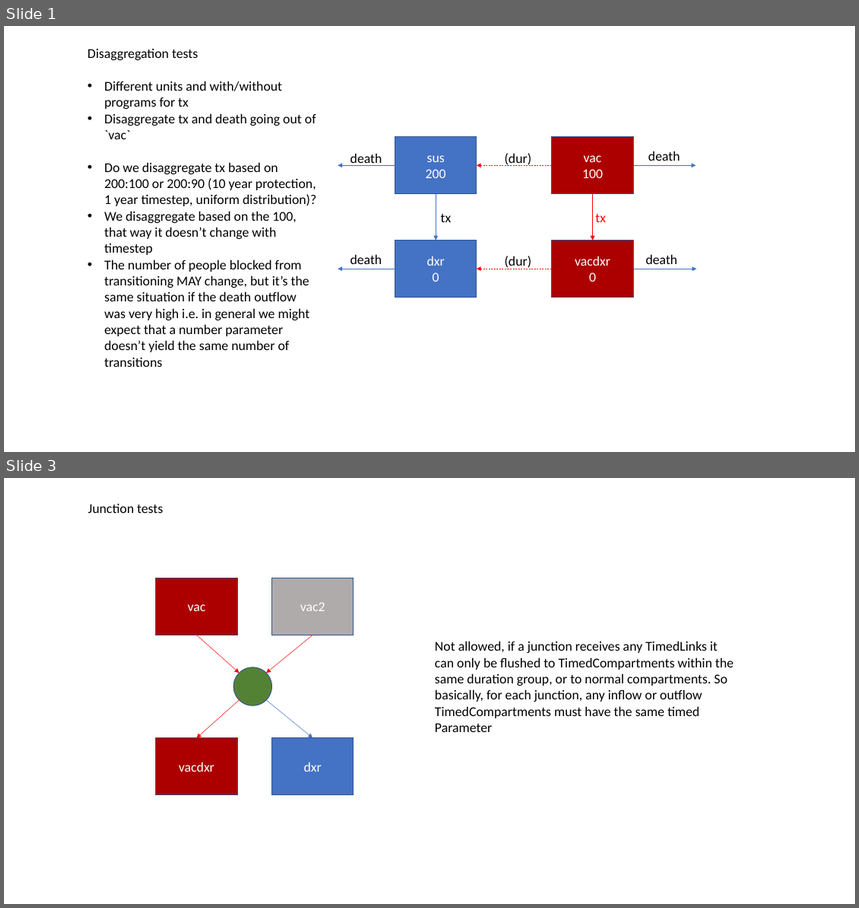
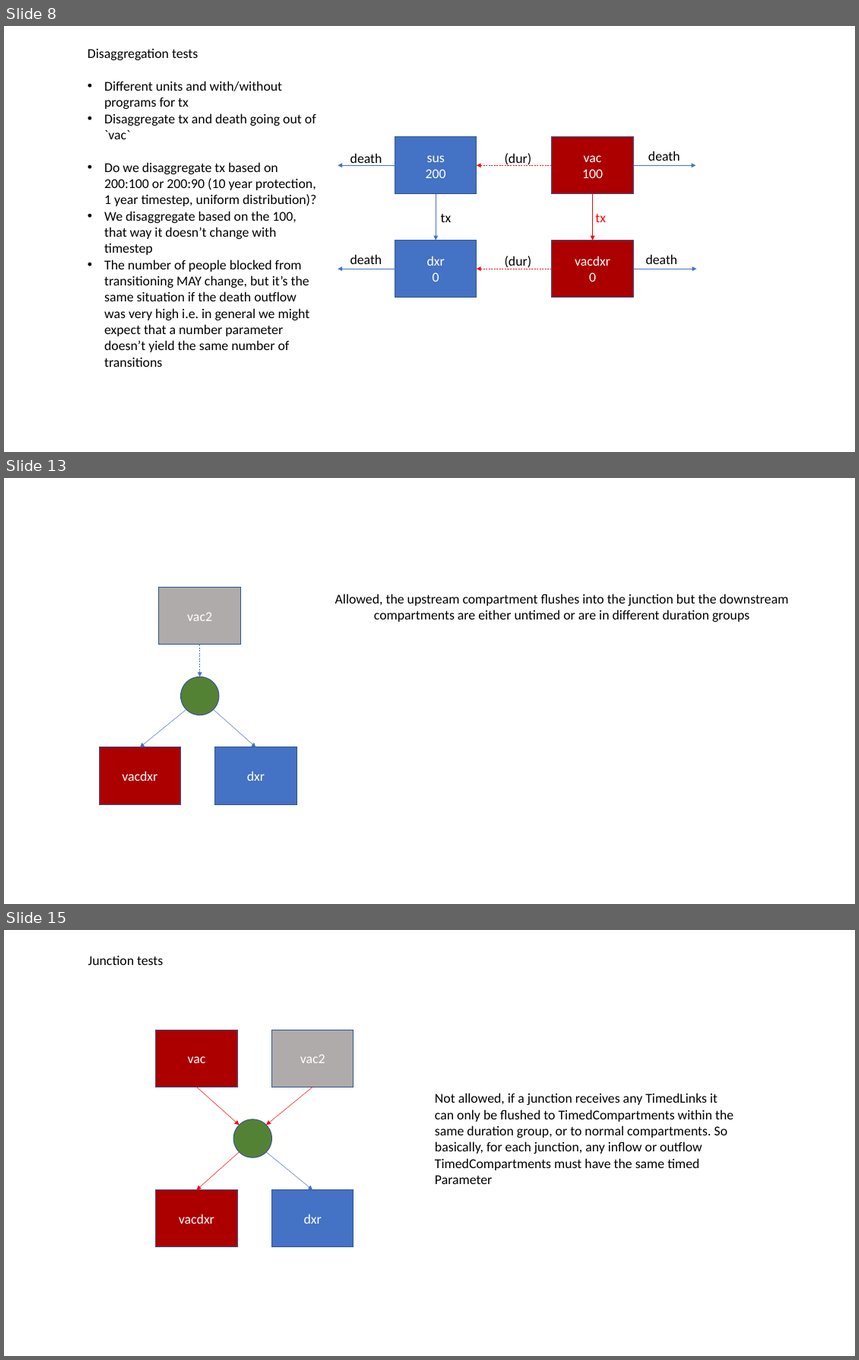
Before and after one commit to atomicateam/atomica, a slide deck: docs/general/timed-examples.pptx. Shown one above the other, each under a label of ours: slides 1 and 3 before the commit, slides 8, 13 and 15 after it; the slides between them are not shown. The pictures are 859x908 and 859x1360 pixels, drawn with LibreOffice and Linux fonts; fonts in the diff are those of the drawing. Boxes give left, top, right and bottom in pixels: in the first picture for what was removed or moved away, otherwise in the second. Text is boxed around its words. In the diff, an @@ line names an element or a change of style, - is before the commit and + after.

```diff
--- a/docs/general/timed-examples.pptx
+++ b/docs/general/timed-examples.pptx
@@ slide 13 added at [4,478,855,904], background #FFFFFF @@
@@ rectangle added at [159,587,240,644], fill #AFABAB, outline #325491 1 pt, 18 pt, text #FFFFFF @@
+vac2
@@ text added at [335,594,789,622], 18 pt, text #000000 @@
+Allowed, the upstream compartment flushes into the junction but the downstream compartments are either untimed or are in different duration groups
@@ arrow added from (199, 644) to (199, 676), #4472C4 0.5 pt dashed @@
@@ ellipse added at [181,676,219,714], fill #548235, outline #325491 1 pt @@
@@ arrow added from (186, 709) to (139, 747), #4472C4 0.5 pt @@
@@ arrow added from (213, 709) to (256, 747), #4472C4 0.5 pt @@
@@ rectangle added at [99,747,181,805], fill #AC0000, outline #325491 1 pt, 18 pt, text #FFFFFF @@
+vacdxr
@@ rectangle added at [215,747,297,805], fill #4472C4, outline #325491 1 pt, 18 pt, text #FFFFFF @@
+dxr
@@ what was slide 1 is now slide 8 @@
@@ what was slide 3 is now slide 15 @@
```
Also in this commit, not shown: 5 slides changed, 7 other slides added, 2 slides removed, 3 other files.
